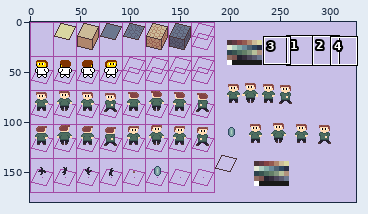
Sprite sheet, stored at images/tilesRaw.png. Above: a wide view before the commit, with the close-up outlined.
Close-up. As it was:
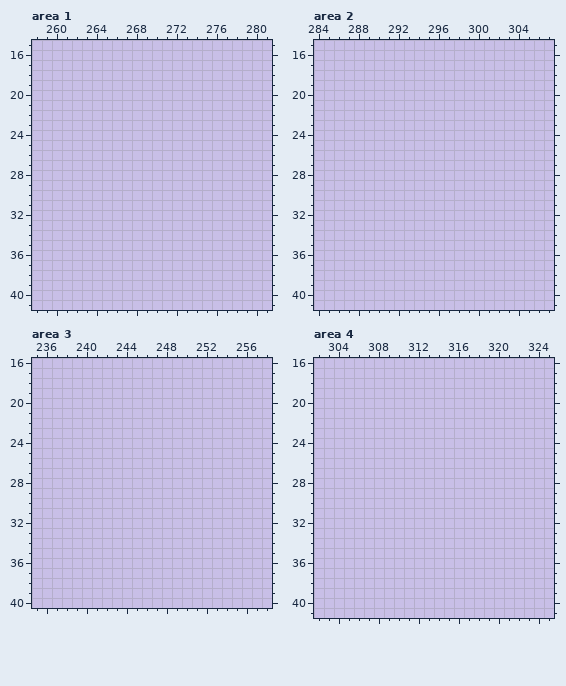
The file is 326x180 pixels. Shown: area 1: x 258..281, y 15..41; area 2: x 284..307, y 15..41; area 3: x 235..258, y 16..40; area 4: x 302..325, y 16..41. The commit also changed other parts of the picture, which this record leaves out.
Now the later version:
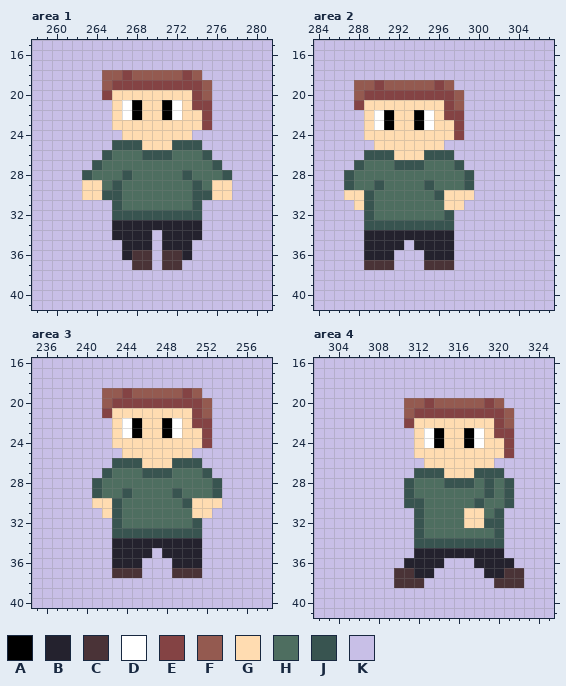
Palette (. is transparent): A #000000  B #24222e  C #4a3337  D #ffffff  E #844344  F #945a50  G #ffdcb1  H #4e6e60  J #385450  K #c8bfe7
From old to new:
Area 1:
y 18: x 265..274 KKKKKKKKKK -> FFEFFFFFEF
y 19: x 265..275 KKKKKKKKKKK -> FEEEEEEEEEF
y 20: x 265..275 KKKKKKKKKKK -> EGGGGGGGGEF
y 21: x 266..275 KKKKKKKKKK -> GDAGGADGEE
y 22: x 266..275 KKKKKKKKKK -> GDAGGADGGE
y 23: x 266..275 KKKKKKKKKK -> GGGGGGGGGE
y 24: x 267..273 KKKKKKK -> GGGGGGG
y 25: x 266..274 KKKKKKKKK -> JJJGGGJJJ
y 26: x 265..275 KKKKKKKKKKK -> JHHHJJJHHHJ
y 27: x 264..276 KKKKKKKKKKKKK -> JHHHHHHHHHHHJ
y 28: x 263..277 KKKKKKKKKKKKKKK -> JHHHJHHHHHJHHHJ
y 29: x 263..277 KKKKKKKKKKKKKKK -> GGHJHHHHHHHJHGG
y 30: x 263..277 KKKKKKKKKKKKKKK -> GGJJHHHHHHHJJGG
y 31: x 266..274 KKKKKKKKK -> JHHHHHHHJ
y 32: x 266..274 KKKKKKKKK -> JJJJJJJJJ
y 33: x 266..274 KKKKKKKKK -> BBBBBBBBB
y 34: x 266..269 KKKK -> BBBB; x 271..274 KKKK -> BBBB
y 35: x 267..269 KKK -> BBB; x 271..273 KKK -> BBB
y 36: x 267..269 KKK -> BCC; x 271..273 KKK -> CCB
y 37: x 268..269 KK -> CC; x 271..272 KK -> CC
Area 2:
y 19: x 288..297 KKKKKKKKKK -> FFEFFFFFEF
y 20: x 288..298 KKKKKKKKKKK -> FEEEEEEEEEF
y 21: x 288..298 KKKKKKKKKKK -> EGGGGGGGGEF
y 22: x 289..298 KKKKKKKKKK -> GDAGGADGEE
y 23: x 289..298 KKKKKKKKKK -> GDAGGADGGE
y 24: x 289..298 KKKKKKKKKK -> GGGGGGGGGE
y 25: x 290..296 KKKKKKK -> GGGGGGG
y 26: x 289..297 KKKKKKKKK -> JJJGGGJJJ
y 27: x 288..298 KKKKKKKKKKK -> JHHHJJJHHHJ
y 28: x 287..299 KKKKKKKKKKKKK -> JHHHHHHHHHHHJ
y 29: x 287..299 KKKKKKKKKKKKK -> JHHJHHHHJHHHJ
y 30: x 287..299 KKKKKKKKKKKKK -> GGJHHHHHHJGGG
y 31: x 288..298 KKKKKKKKKKK -> GJHHHHHHHGG
y 32: x 289..297 KKKKKKKKK -> JHHHHHHHJ
y 33: x 289..297 KKKKKKKKK -> JJJJJJJJJ
y 34: x 289..297 KKKKKKKKK -> BBBBBBBBB
y 35: x 289..292 KKKK -> BBBB; x 294..297 KKKK -> BBBB
y 36: x 289..291 KKK -> BBB; x 295..297 KKK -> BBB
y 37: x 289..291 KKK -> CCC; x 295..297 KKK -> CCC
Area 3:
y 19: x 242..251 KKKKKKKKKK -> FFEFFFFFEF
y 20: x 242..252 KKKKKKKKKKK -> FEEEEEEEEEF
y 21: x 242..252 KKKKKKKKKKK -> EGGGGGGGGEF
y 22: x 243..252 KKKKKKKKKK -> GDAGGADGEE
y 23: x 243..252 KKKKKKKKKK -> GDAGGADGGE
y 24: x 243..252 KKKKKKKKKK -> GGGGGGGGGE
y 25: x 244..250 KKKKKKK -> GGGGGGG
y 26: x 243..251 KKKKKKKKK -> JJJGGGJJJ
y 27: x 242..252 KKKKKKKKKKK -> JHHHJJJHHHJ
y 28: x 241..253 KKKKKKKKKKKKK -> JHHHHHHHHHHHJ
y 29: x 241..253 KKKKKKKKKKKKK -> JHHJHHHHJHHHJ
y 30: x 241..253 KKKKKKKKKKKKK -> GGJHHHHHHJGGG
y 31: x 242..252 KKKKKKKKKKK -> GJHHHHHHHGG
y 32: x 243..251 KKKKKKKKK -> JHHHHHHHJ
y 33: x 243..251 KKKKKKKKK -> JJJJJJJJJ
y 34: x 243..251 KKKKKKKKK -> BBBBBBBBB
y 35: x 243..246 KKKK -> BBBB; x 248..251 KKKK -> BBBB
y 36: x 243..245 KKK -> BBB; x 249..251 KKK -> BBB
y 37: x 243..245 KKK -> CCC; x 249..251 KKK -> CCC
Area 4:
y 20: x 311..320 KKKKKKKKKK -> FFEFFFFFEF
y 21: x 311..321 KKKKKKKKKKK -> FEEEEEEEEEF
y 22: x 311..321 KKKKKKKKKKK -> EGGGGGGGGEF
y 23: x 312..321 KKKKKKKKKK -> GDAGGADGEE
y 24: x 312..321 KKKKKKKKKK -> GDAGGADGGE
y 25: x 312..321 KKKKKKKKKK -> GGGGGGGGGE
y 26: x 313..319 KKKKKKK -> GGGGGGG
y 27: x 312..320 KKKKKKKKK -> JJJGGGJJJ
y 28: x 311..321 KKKKKKKKKKK -> JHHHJJJHJHJ
y 29: x 311..321 KKKKKKKKKKK -> JHHHHHHHJHJ
y 30: x 311..321 KKKKKKKKKKK -> JJHHHHHJHHJ
y 31: x 312..320 KKKKKKKKK -> JHHHHGGHJ
y 32: x 312..320 KKKKKKKKK -> JHHHHGGJJ
y 33: x 312..320 KKKKKKKKK -> JHHHHHHHJ
y 34: x 312..320 KKKKKKKKK -> JJJJJJJJJ
y 35: x 312..320 KKKKKKKKK -> BBBBBBBBB
y 36: x 311..314 KKKK -> BBBB; x 318..321 KKKK -> BBBB
y 37: x 310..313 KKKK -> CCBB; x 319..322 KKKK -> BBCC
y 38: x 310..312 KKK -> CCC; x 320..322 KKK -> CCC
Where, in picture pixels (left, top, right, bottom), the same in both close-ups:
changed: (82, 70, 232, 270)
changed: (344, 80, 474, 270)
changed: (92, 388, 222, 578)
changed: (394, 398, 524, 588)
